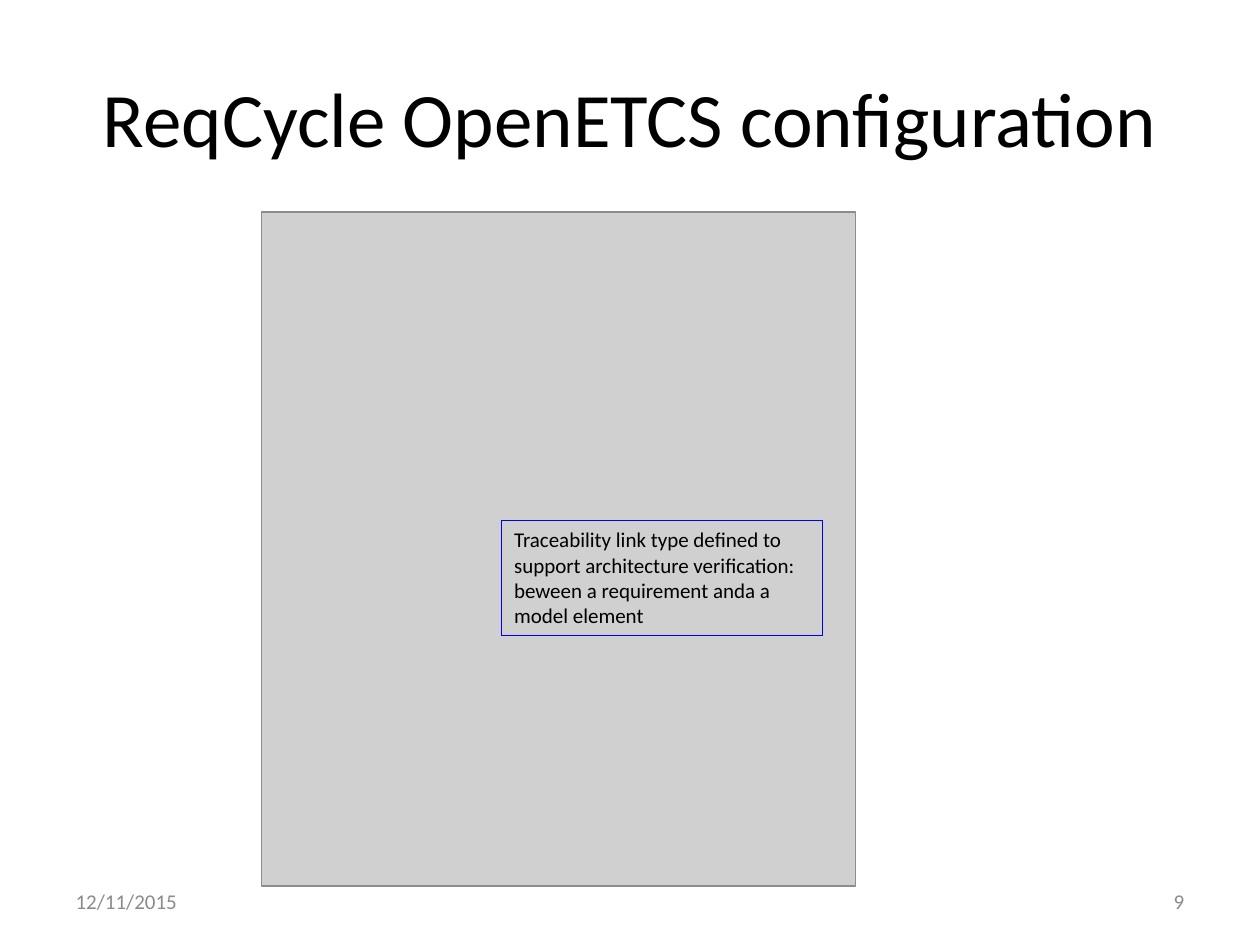
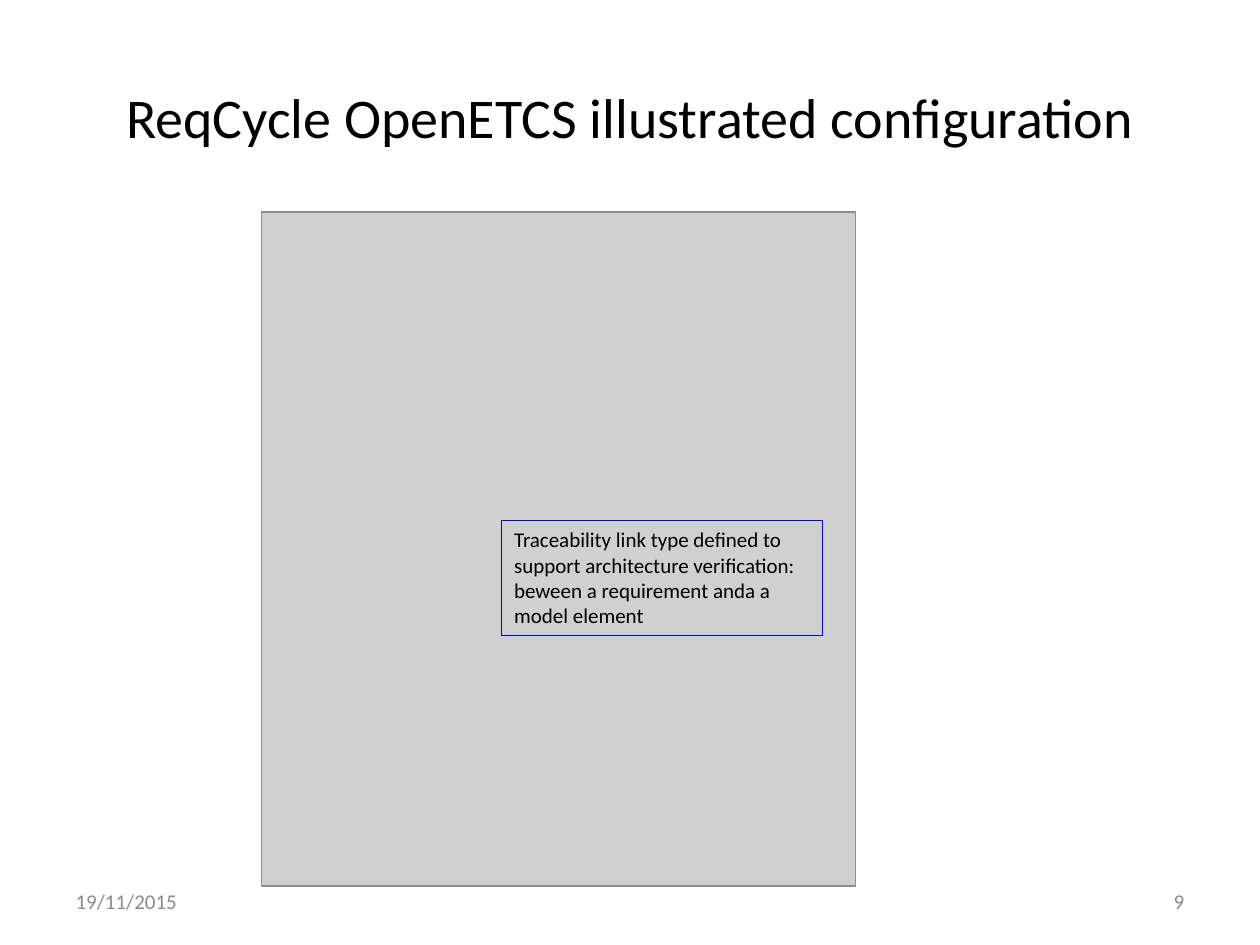
Before and after one commit to openETCS/toolchain, a slide deck: slide 9 of T7.3/TraceabilityArchitecture/reqCycleUse/ReqCyclePossibleUseForArchitectureVerification-V2.pptx. Drawn at 1260x945 pixels with LibreOffice and Linux fonts; fonts in the diff are those of the drawing; grey boxes stand for pictures. Boxes give left, top, right and bottom in pixels: in the first picture for what was removed or moved away, otherwise in the second. Text is boxed around its words. In the diff, an @@ line names an element or a change of style, - is before the commit and + after.

Commit message:
updated ReqCycle in use presentation after first remarks from Jan

```diff
--- a/T7.3/TraceabilityArchitecture/reqCycleUse/ReqCyclePossibleUseForArchitectureVerification-V2.pptx
+++ b/T7.3/TraceabilityArchitecture/reqCycleUse/ReqCyclePossibleUseForArchitectureVerification-V2.pptx
@@ title at (126, 99, 1133, 148): text changed; size 44 to 32 pt @@
-ReqCycle OpenETCS configuration
+ReqCycle OpenETCS illustrated configuration
@@ text at (76, 894, 177, 910): text changed @@
-12/11/2015
+19/11/2015
```
Also in this commit, not shown: 31 other slides changed, 2 other files.
